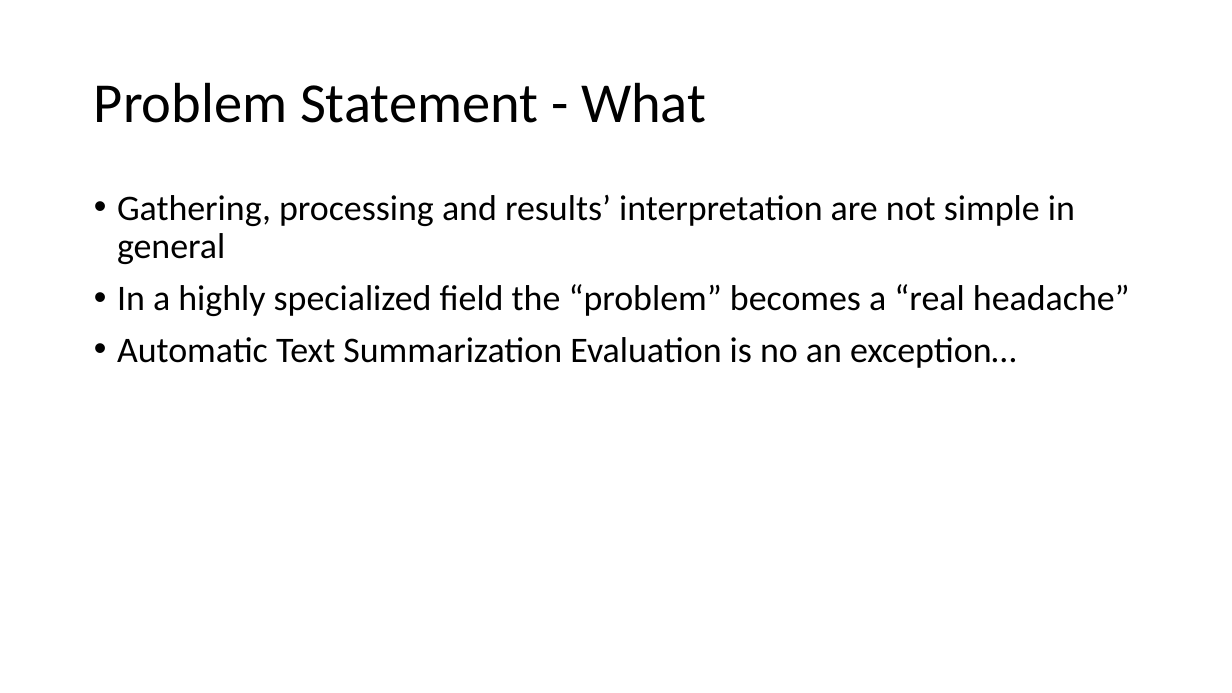
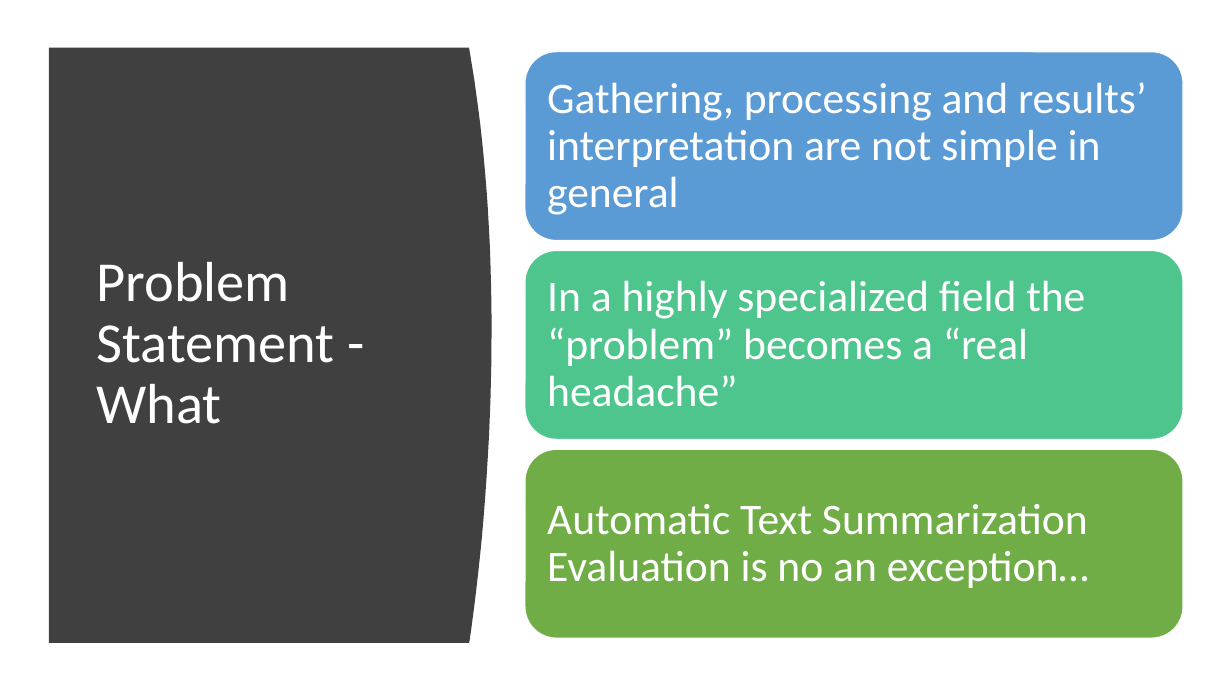
Before and after one commit to karno-bh/rouge-reimpl, a slide deck: slide 2 of docs/Summary Evaluation Platform.pptx. Drawn at 1232x693 pixels with LibreOffice and Linux fonts; fonts in the diff are those of the drawing. Boxes give left, top, right and bottom in pixels: in the first picture for what was removed or moved away, otherwise in the second. Text is boxed around its words. In the diff, an @@ line names an element or a change of style, - is before the commit and + after.

```diff
--- a/docs/Summary Evaluation Platform.pptx
+++ b/docs/Summary Evaluation Platform.pptx
@@ freeform shape added at (49, 48, 492, 643), fill #404040 @@
@@ title "Problem Statement - What": place and size @@
-title "Problem Statement - What" at (94, 82, 706, 123)
+title "Problem Statement - What" at (96, 262, 334, 424)
@@ title "Problem Statement - What" at (96, 262, 334, 424): text colour #000000 to #FFFFFF @@
@@ text removed at (117, 195, 1130, 368) @@
-• Gathering, processing and results’ interpretation are not simple in general
-• In a highly specialized field the “problem” becomes a “real headache”
-• Automatic Text Summarization Evaluation is no an exception…
@@ group added at (525, 52, 1183, 638): 3 rounded rectangles, 3 texts @@
+Gathering, processing and results’ interpretation are not simple in general
+In a highly specialized field the “problem” becomes a “real headache”
+Automatic Text Summarization Evaluation is no an exception…
```
Also in this commit, not shown: 11 other slides changed, 14 slides added.
